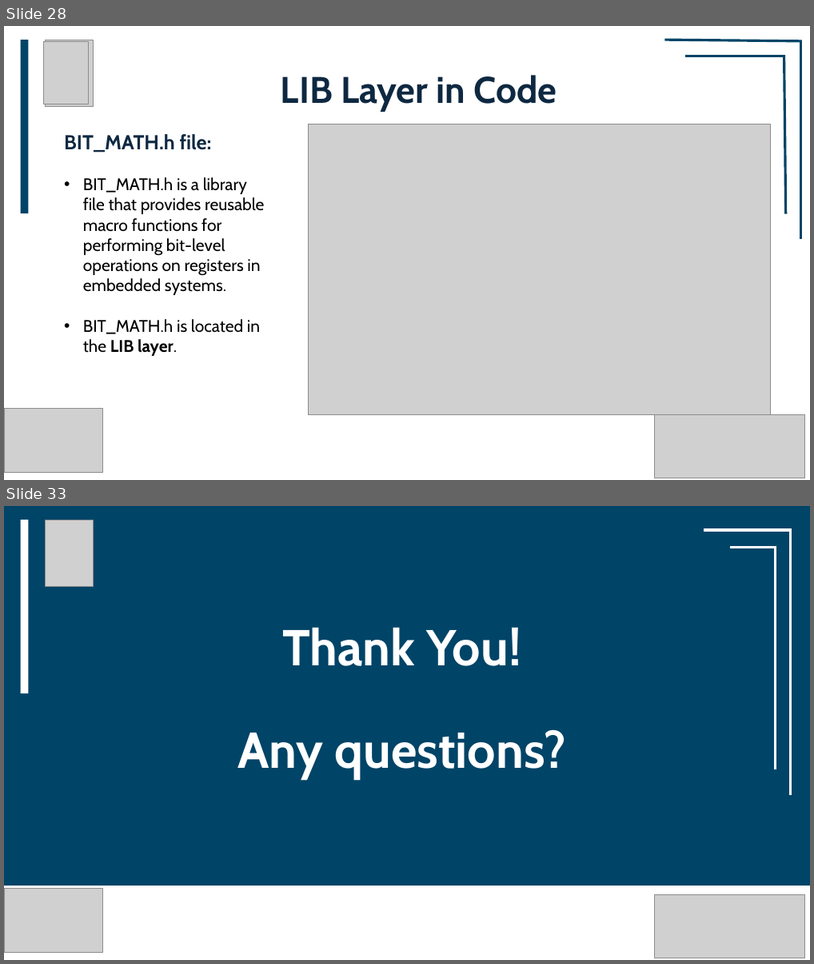
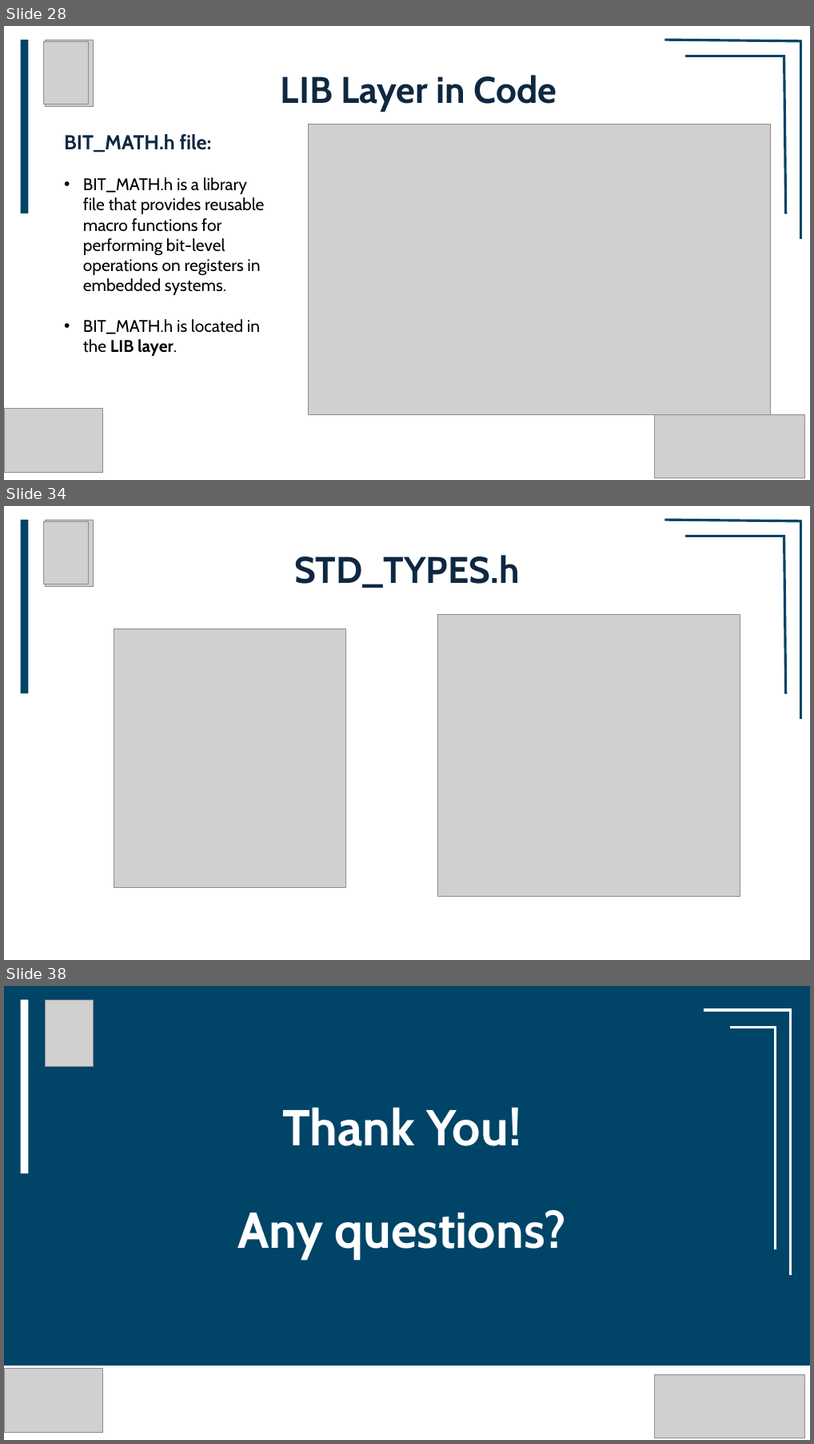
Before and after one commit to youefkh05/IEEE_CUSB26_Embedded, a slide deck: Sessions/4/Session4/Session4.pptx. Shown one above the other, each under a label of ours: slides 28 and 33 before the commit, slides 28, 34 and 38 after it; the slides between them are not shown. The pictures are 814x964 and 814x1444 pixels, drawn with LibreOffice and Linux fonts; fonts in the diff are those of the drawing; grey boxes stand for pictures. Boxes give left, top, right and bottom in pixels: in the first picture for what was removed or moved away, otherwise in the second. Text is boxed around its words. In the diff, an @@ line names an element or a change of style, - is before the commit and + after.

```diff
--- a/Sessions/4/Session4/Session4.pptx
+++ b/Sessions/4/Session4/Session4.pptx
@@ slide 34 added at (x1=4, y1=506, x2=810, y2=960), background #FFFFFF @@
@@ rectangle added at (x1=20, y1=520, x2=28, y2=693), fill #004467 @@
@@ picture added at (x1=43, y1=521, x2=89, y2=584) @@
@@ picture added at (x1=45, y1=520, x2=94, y2=587) @@
@@ group added at (x1=666, y1=520, x2=802, y2=719): 4 lines @@
@@ title added at (x1=294, y1=555, x2=519, y2=588), 44 pt, text #0E2841, bold @@
+STD_TYPES.h
@@ picture added at (x1=438, y1=614, x2=741, y2=896) @@
@@ picture added at (x1=114, y1=629, x2=346, y2=887) @@
@@ what was slide 33 is now slide 38 @@
```
Also in this commit, not shown: 4 slides changed, 4 other slides added, 55 other files.
